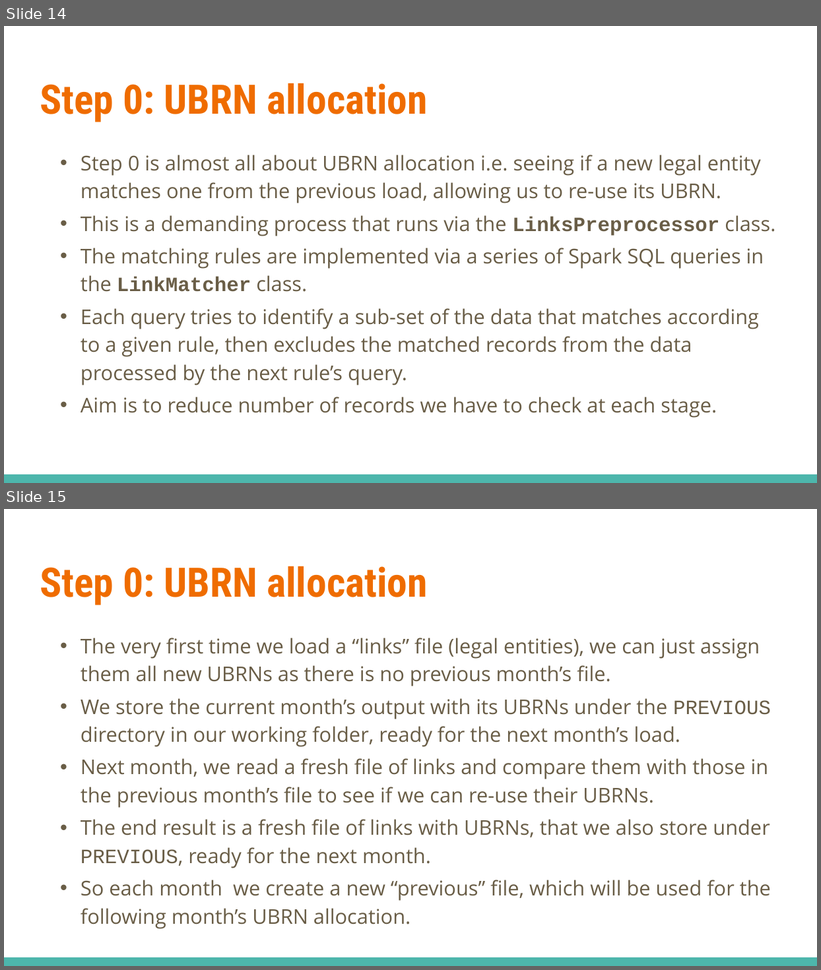
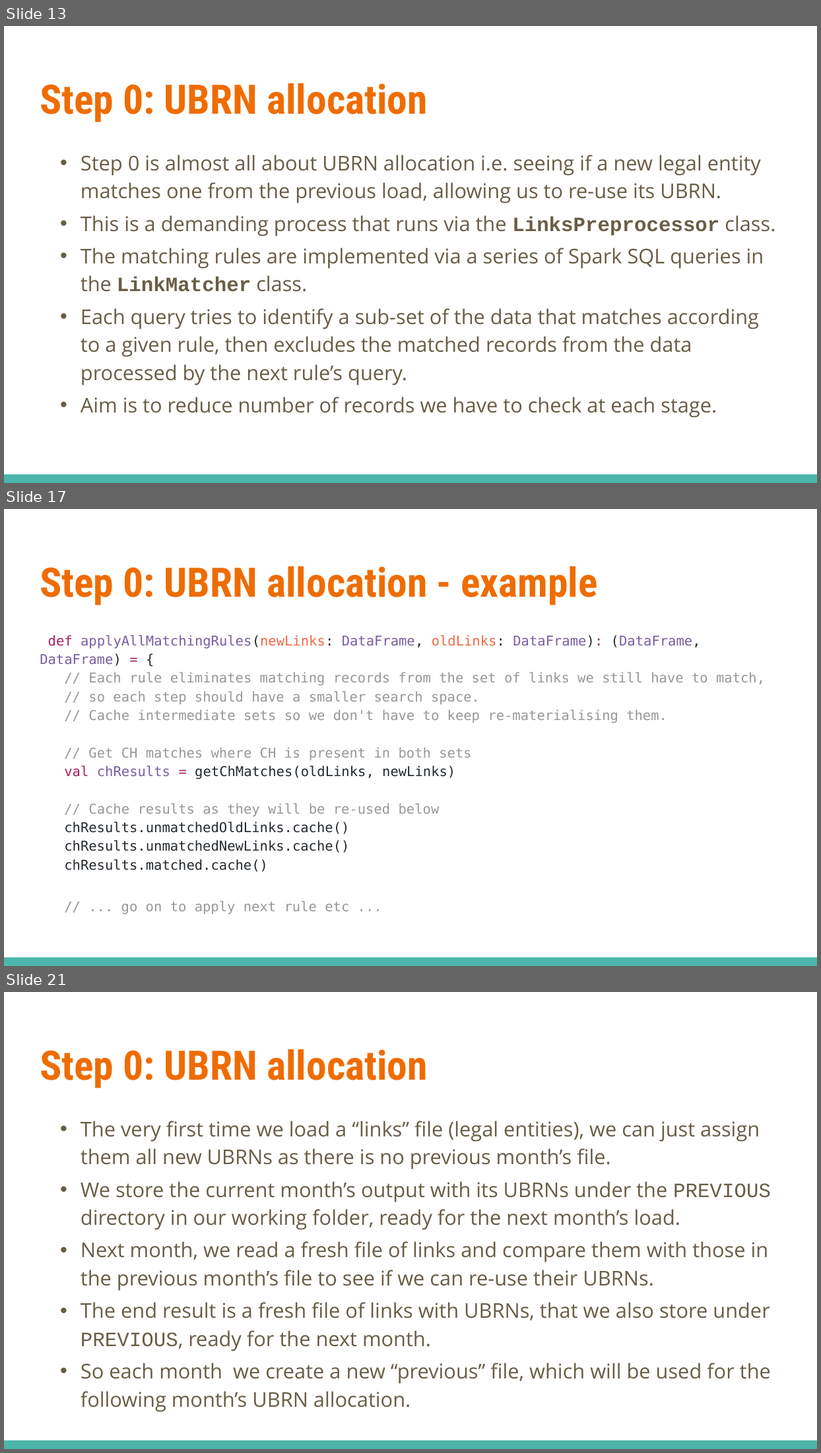
Before and after one commit to ONSdigital/business-index-dataload, a slide deck: docs/Business Indexes Data Ingestion.pptx. Shown one above the other, each under a label of ours: slides 14 and 15 before the commit, slides 13, 17 and 21 after it; the slides between them are not shown. The pictures are 821x970 and 821x1453 pixels, drawn with LibreOffice and Linux fonts; fonts in the diff are those of the drawing. Boxes give left, top, right and bottom in pixels: in the first picture for what was removed or moved away, otherwise in the second. Text is boxed around its words. In the diff, an @@ line names an element or a change of style, - is before the commit and + after.

```diff
--- a/docs/Business Indexes Data Ingestion.pptx
+++ b/docs/Business Indexes Data Ingestion.pptx
@@ slide 17 added at box(4, 509, 817, 966), background #FFFFFF; not listed: 1 template element that a slide beside it also shows @@
@@ title added at box(40, 566, 598, 605), 36 pt, text #EF6C00, bold @@
+Step 0: UBRN allocation - example
@@ text added at box(40, 635, 765, 915), 12 pt, text #969896 @@
+def applyAllMatchingRules(newLinks: DataFrame, oldLinks: DataFrame): (DataFrame, DataFrame) = {
+// Each rule eliminates matching records from the set of links we still have to match,
+// so each step should have a smaller search space.
+// Cache intermediate sets so we don't have to keep re-materialising them.
+// Get CH matches where CH is present in both sets
+val chResults = getChMatches(oldLinks, newLinks)
+// Cache results as they will be re-used below
+chResults.unmatchedOldLinks.cache()
+chResults.unmatchedNewLinks.cache()
+chResults.matched.cache()
+// ... go on to apply next rule etc ...
@@ what was slide 14 is now slide 13 @@
@@ what was slide 15 is now slide 21 @@
```
Also in this commit, not shown: 1 slide changed, 5 other slides added, 1 other file.
